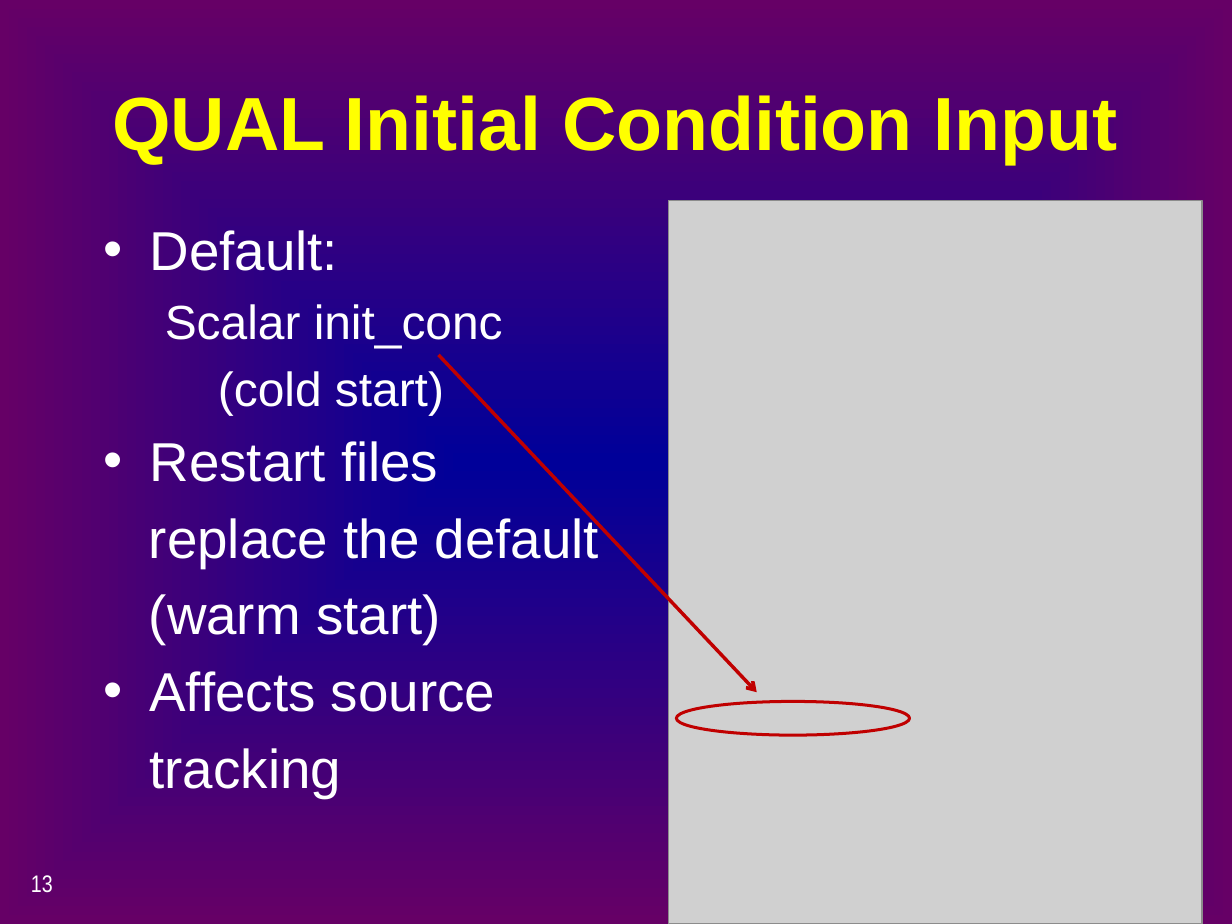
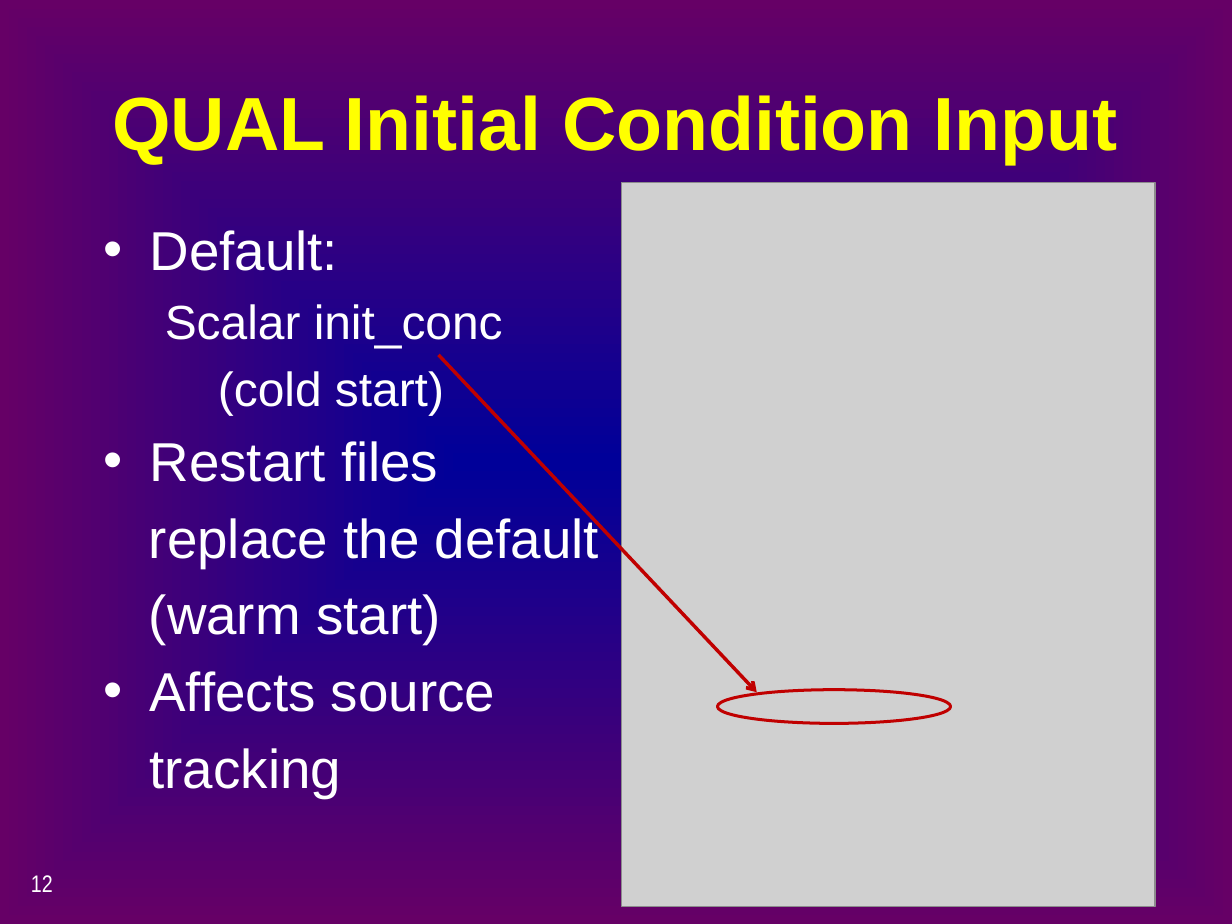
Before and after one commit to CADWRDeltaModeling/dsm2, a slide deck: slide 12 of dsm2/presentations/p4_simulation_data.pptx (slide 13 before the commit). Drawn at 1232x924 pixels with LibreOffice and Linux fonts; fonts in the diff are those of the drawing; grey boxes stand for pictures. Boxes give left, top, right and bottom in pixels: in the first picture for what was removed or moved away, otherwise in the second. Text is boxed around its words. In the diff, an @@ line names an element or a change of style, - is before the commit and + after.

```diff
--- a/dsm2/presentations/p4_simulation_data.pptx
+++ b/dsm2/presentations/p4_simulation_data.pptx
@@ picture: place and size @@
-picture at <box>669,200,1202,923</box>
+picture at <box>622,182,1156,906</box>
@@ ellipse: place and size @@
-ellipse at <box>676,701,909,734</box>
+ellipse at <box>717,690,950,723</box>
@@ page number at <box>31,875,53,892</box>: text changed @@
-13
+12
```
Also in this commit, not shown: 3 other slides changed, 2 slides removed.
